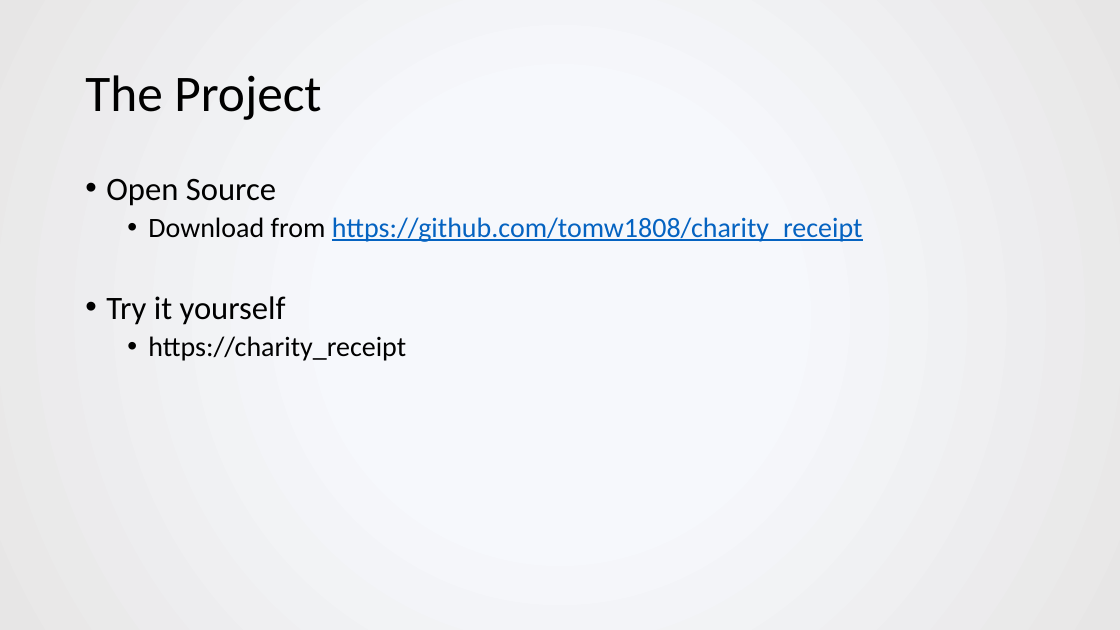
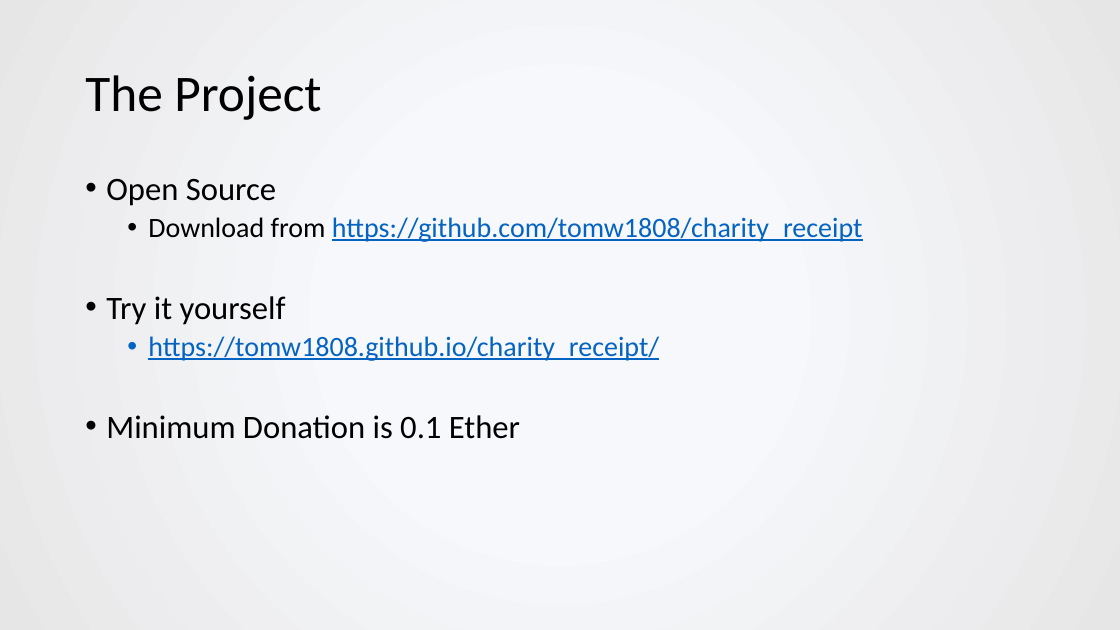
Before and after one commit to tomw1808/charity_receipt, a slide deck: slide 9 of docs/How it works.pptx. Drawn at 1120x630 pixels with LibreOffice and Linux fonts; fonts in the diff are those of the drawing. Boxes give left, top, right and bottom in pixels: in the first picture for what was removed or moved away, otherwise in the second. Text is boxed around its words. In the diff, an @@ line names an element or a change of style, - is before the commit and + after.

```diff
--- a/docs/How it works.pptx
+++ b/docs/How it works.pptx
@@ text at (106,336,659,439): text changed; text colour #000000 to #0563C1 @@
-  • https://charity_receipt
+  • https://tomw1808.github.io/charity_receipt/
+• Minimum Donation is 0.1 Ether
```
Also in this commit, not shown: 9 other files.
